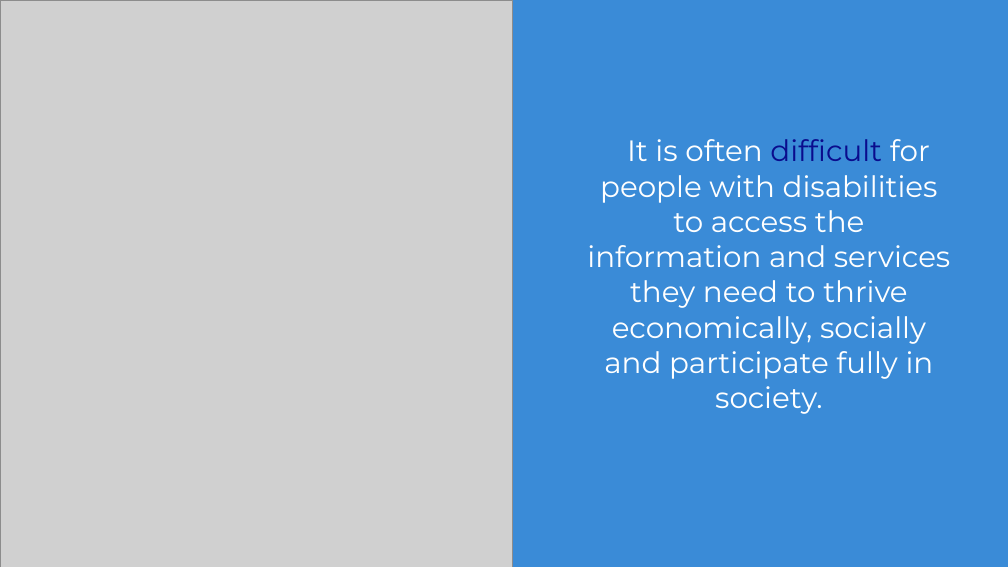
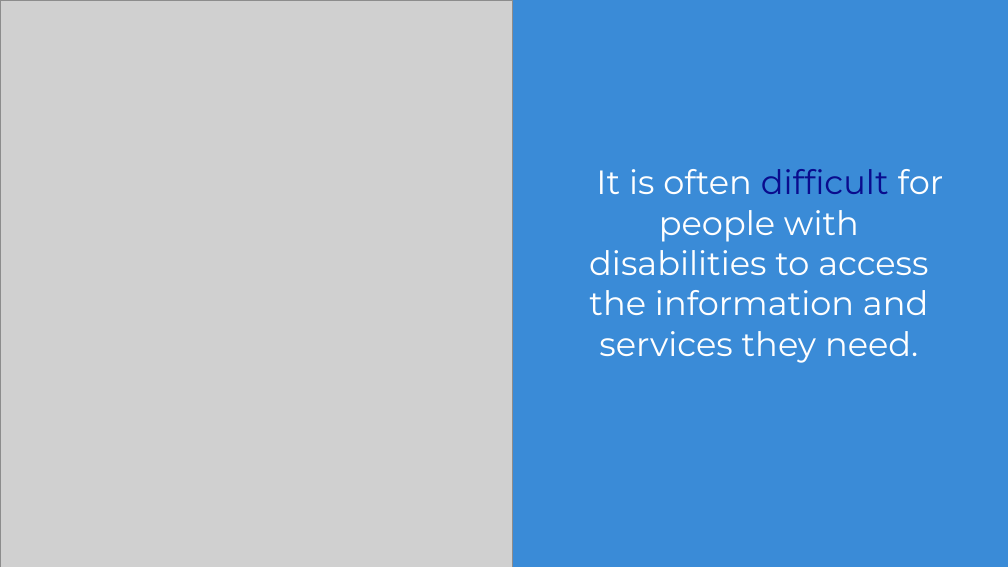
Before and after one commit to rs6713/sesame, a slide deck: slide 5 of sesame_presentation.pptx. Drawn at 1008x567 pixels with LibreOffice and Linux fonts; fonts in the diff are those of the drawing; grey boxes stand for pictures; background and template pictures are left out. Boxes give left, top, right and bottom in pixels: in the first picture for what was removed or moved away, otherwise in the second. Text is boxed around its words. In the diff, an @@ line names an element or a change of style, - is before the commit and + after.

Commit message:
latest presentation

```diff
--- a/sesame_presentation.pptx
+++ b/sesame_presentation.pptx
@@ text at bbox=[575, 169, 944, 363]: text changed; size 28 to 32 pt @@
-…It is often difficult for people with disabilities to access the information and services they need to thrive economically, socially and participate fully in society.
+…It is often difficult for people with disabilities to access the information and services they need.
```
Also in this commit, not shown: 4 other slides changed, 1 slide added.
